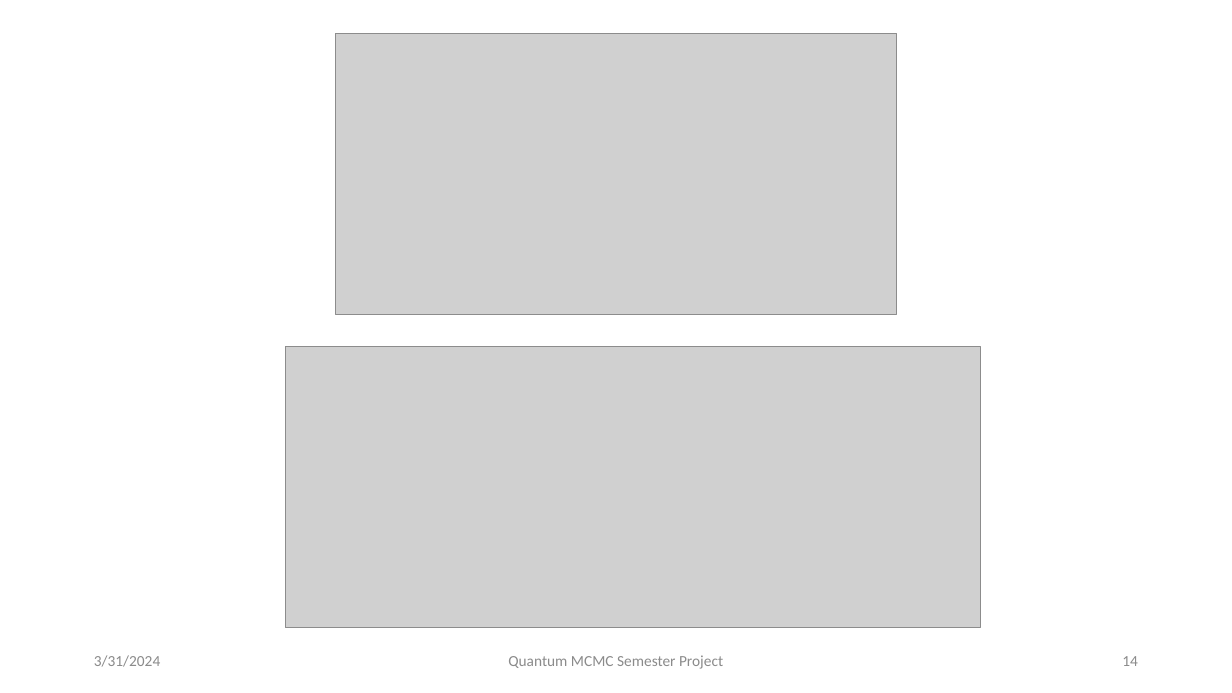
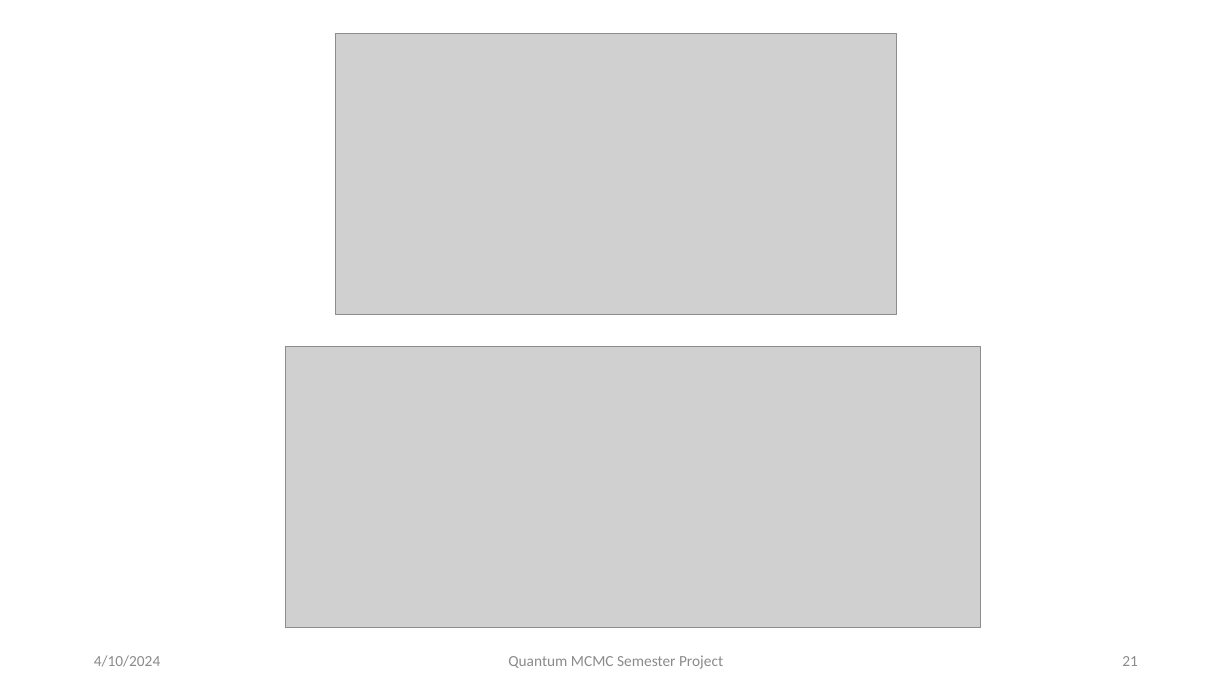
Before and after one commit to petr-ivashkov/quantum-mcmc, a slide deck: slide 21 of slides/progress_presentation_1.pptx (slide 14 before the commit). Drawn at 1232x693 pixels with LibreOffice and Linux fonts; fonts in the diff are those of the drawing; grey boxes stand for pictures. Boxes give left, top, right and bottom in pixels: in the first picture for what was removed or moved away, otherwise in the second. Text is boxed around its words. In the diff, an @@ line names an element or a change of style, - is before the commit and + after.

```diff
--- a/slides/progress_presentation_1.pptx
+++ b/slides/progress_presentation_1.pptx
@@ text at box(94, 655, 160, 667): text changed @@
-3/31/2024
+4/10/2024
@@ page number at box(1122, 656, 1138, 666): text changed @@
-14
+21
```
Also in this commit, not shown: 13 other slides changed, 7 slides added, 5 other files.
